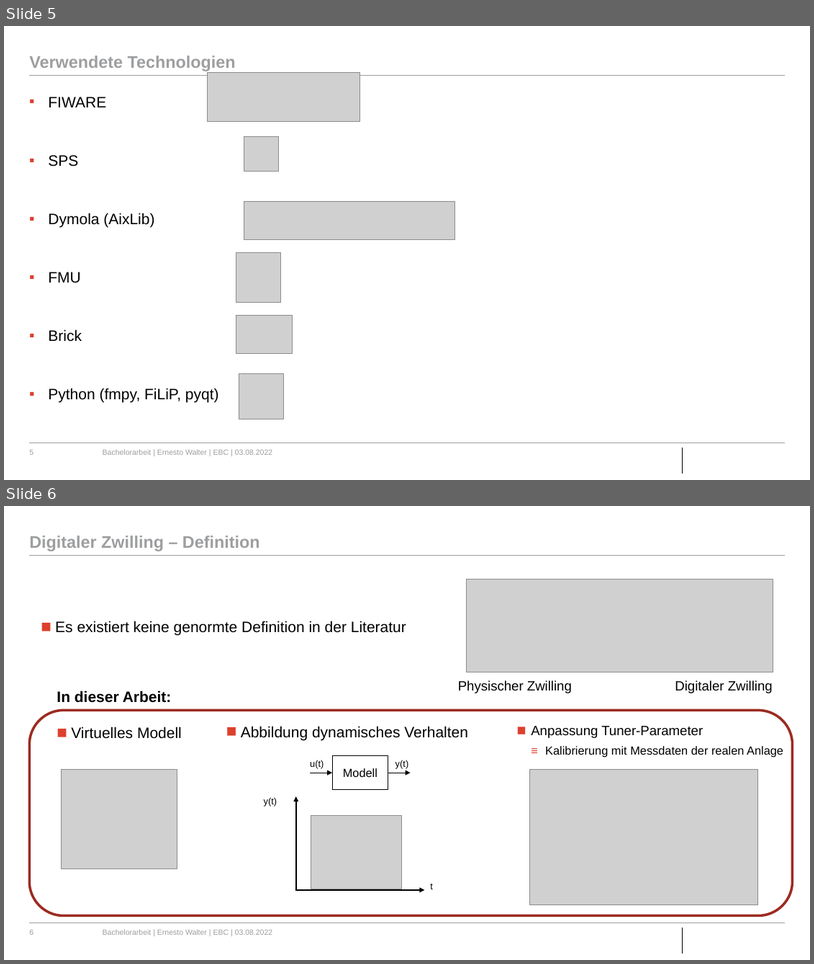
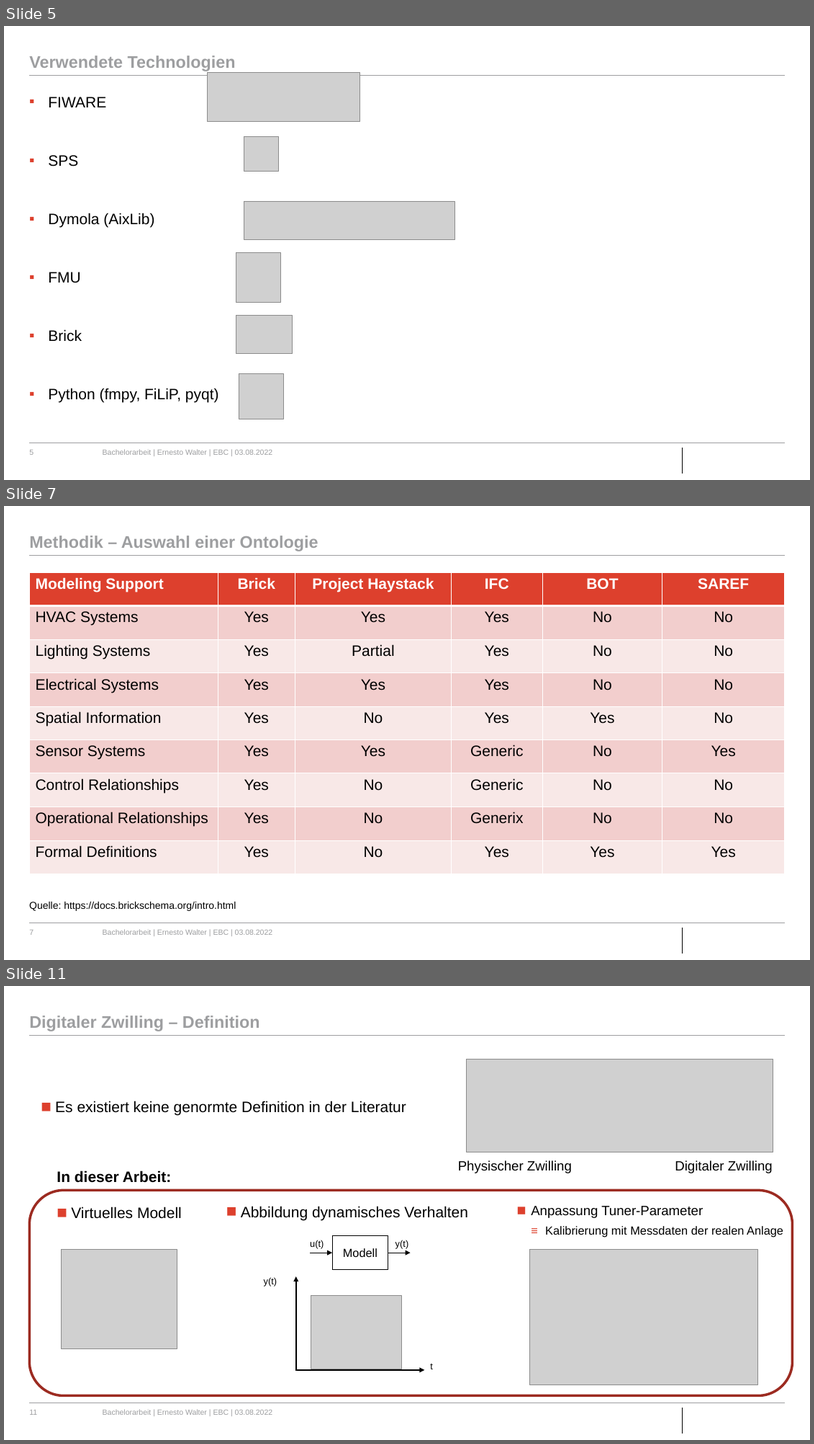
Before and after one commit to ErnestoVivas/FiBEM, a slide deck: docs/BA_Bergfest_Ernesto.pptx. Shown one above the other, each under a label of ours: slides 5 and 6 before the commit, slides 5, 7 and 11 after it; the slides between them are not shown. The pictures are 814x964 and 814x1444 pixels, drawn with LibreOffice and Linux fonts; fonts in the diff are those of the drawing; grey boxes stand for pictures; background and template pictures are left out. Boxes give left, top, right and bottom in pixels: in the first picture for what was removed or moved away, otherwise in the second. Text is boxed around its words. In the diff, an @@ line names an element or a change of style, - is before the commit and + after.

Commit message:
update docs

```diff
--- a/docs/BA_Bergfest_Ernesto.pptx
+++ b/docs/BA_Bergfest_Ernesto.pptx
@@ slide 7 added at (x1=4, y1=506, x2=810, y2=960), background #FFFFFF; not listed: 5 template elements that a slide beside it also shows @@
@@ title added at (x1=29, y1=536, x2=319, y2=551), 20 pt, text #9D9EA0, bold @@
+Methodik – Auswahl einer Ontologie
@@ table added at (x1=29, y1=572, x2=785, y2=875), 9 rows, 6 columns @@
+Modeling Support | Brick | Project Haystack | IFC | BOT | SAREF
+HVAC Systems | Yes | Yes | Yes | No | No
+Lighting Systems | Yes | Partial | Yes | No | No
+Electrical Systems | Yes | Yes | Yes | No | No
+Spatial Information | Yes | No | Yes | Yes | No
+Sensor Systems | Yes | Yes | Generic | No | Yes
+Control Relationships | Yes | No | Generic | No | No
+Operational Relationships | Yes | No | Generix | No | No
+Formal Definitions | Yes | No | Yes | Yes | Yes
@@ text added at (x1=29, y1=901, x2=236, y2=911), 12 pt, text #000000 @@
+Quelle: https://docs.brickschema.org/intro.html
@@ what was slide 6 is now slide 11 @@
@@ page number at (x1=29, y1=1409, x2=37, y2=1414): text changed @@
-6
+11
```
Also in this commit, not shown: 1 slide changed, 4 other slides added, 2 other files.
